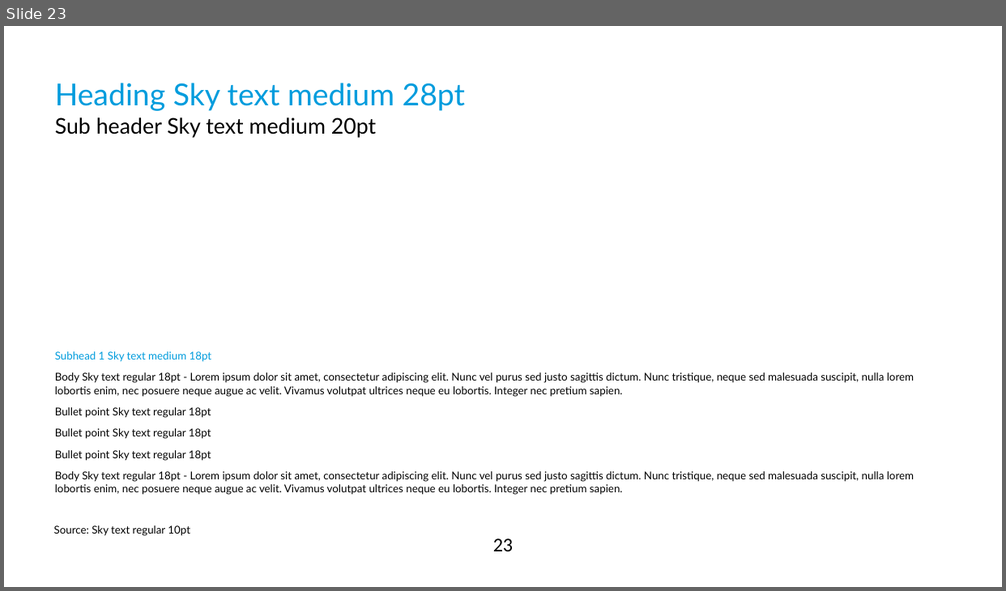
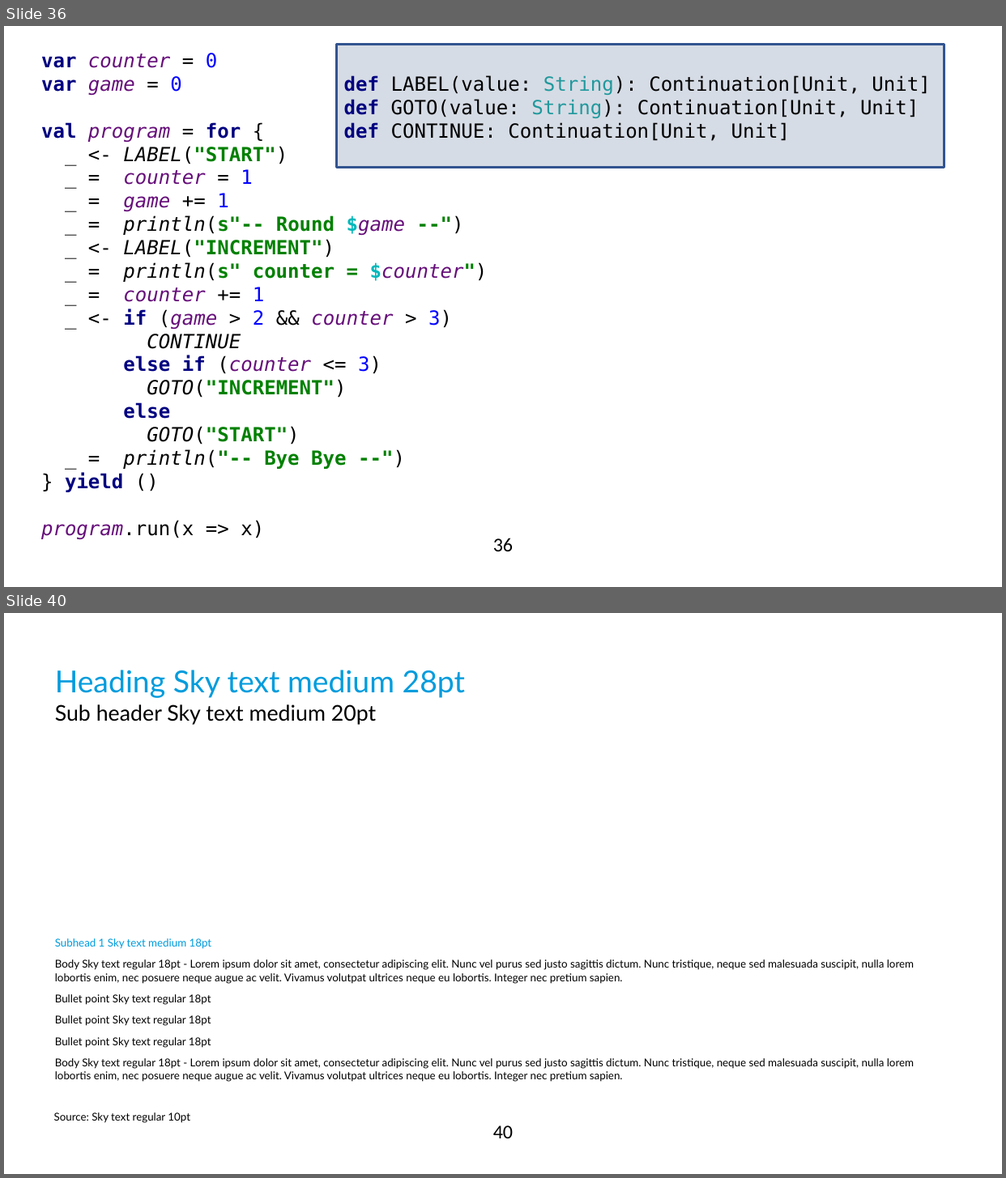
Before and after one commit to qqupp/continuations-playground, a slide deck: docs/diy-continuations.pptx. Shown one above the other, each under a label of ours: slide 23 before the commit, slides 36 and 40 after it; the slides between them are not shown. The pictures are 1006x591 and 1006x1178 pixels, drawn with LibreOffice and Linux fonts; fonts in the diff are those of the drawing; background and template pictures are left out. Boxes give left, top, right and bottom in pixels: in the first picture for what was removed or moved away, otherwise in the second. Text is boxed around its words. In the diff, an @@ line names an element or a change of style, - is before the commit and + after.

```diff
--- a/docs/diy-continuations.pptx
+++ b/docs/diy-continuations.pptx
@@ slide 36 added at [4,26,1002,587], background #FFFFFF; not listed: 1 template element that a slide beside it also shows @@
@@ rectangle added at [336,45,944,168], fill #D6DCE5, outline #325491 2.25 pt, 18 pt, text #000000 @@
+def LABEL(value: String): Continuation[Unit, Unit]
+def GOTO(value: String): Continuation[Unit, Unit]
+def CONTINUE: Continuation[Unit, Unit]
@@ text added at [41,53,488,540], 18 pt, text #000000 @@
+var counter = 0
+var game = 0
+val program = for {
+_ <- LABEL("START")
+_ = counter = 1
+_ = game += 1
+_ = println(s"-- Round $game --")
+_ <- LABEL("INCREMENT")
+_ = println(s" counter = $counter")
+_ = counter += 1
+_ <- if (game > 2 && counter > 3)
+CONTINUE
+else if (counter <= 3)
+GOTO("INCREMENT")
+else
+GOTO("START")
+_ = println("-- Bye Bye --")
+} yield ()
+program.run(x => x)
@@ what was slide 23 is now slide 40 @@
@@ page number at [493,1126,513,1139]: text changed @@
-23
+40
```
Also in this commit, not shown: 3 slides changed, 17 other slides added, 1 slide removed, 2 other files.
